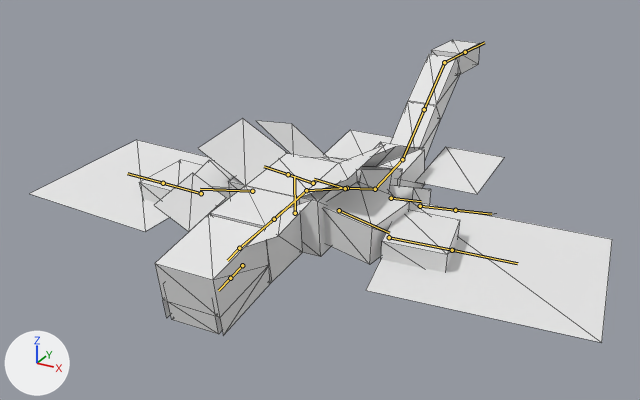
The FBX model Assets/Model/Entity/BlackDragon/BlackDragon.fbx: old version first, new version second.
Both versions are drawn from a camera (50 mm lens) standing at (2.59, -5.19, 2.51) and looking at (-0.25, -0.03, -0.07). The axes (+X, +Y, +Z) are drawn at lower left. The lights are the same throughout. The first picture is the older version. Both versions are drawn at frame 1 of the action 'armature|Idle_armature'; the numbers are the values there. The bones that change, and the others that lie on the model, are drawn over the model as lines. Mesh edges are drawn as thin lines.
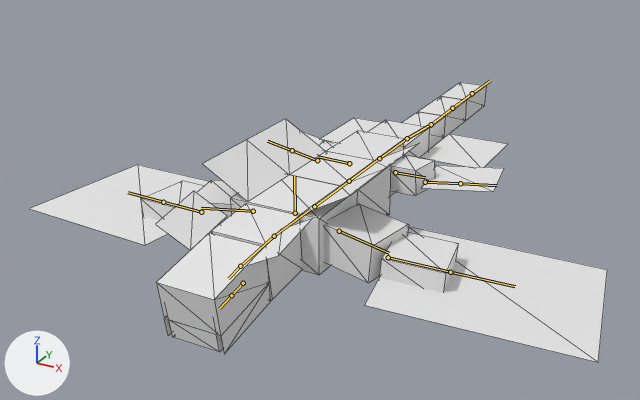
Boxes [x1, y1, x2, y2] around the edits, measured in the pictures (640 x 400 px):
'Mesh_0', posed (7% shorter): before [30, 40, 612, 342]; after [29, 82, 607, 362]
bone 'Neck', root to tip: before (274, 219) to (239, 248); after (274, 236) to (240, 266)
bone 'Body_Upper', root to tip: before (274, 219) to (306, 190); after (274, 236) to (309, 210)
bone 'Body_Lower', root to tip: before (306, 190) to (347, 188); after (314, 206) to (349, 181)
bone 'Waist_Upper', root to tip: before (347, 188) to (372, 189); after (349, 181) to (376, 160)
bone 'Waist_Lower', root to tip: before (375, 189) to (402, 159); after (379, 158) to (407, 138)
bone 'Tail_Upper', root to tip: before (402, 159) to (424, 109); after (407, 138) to (431, 124)
bone 'Tail_Middle', root to tip: before (424, 109) to (444, 62); after (431, 124) to (452, 108)
bone 'Tail_Lower', root to tip: before (444, 62) to (465, 52); after (452, 108) to (472, 93)

What the commit changed:
Bone 'Neck' (bone_neck) moves from (0.0, 0.0, 0.06) to (0.0, 0.0, -0.05).
Bone 'Body_Upper' (bone_body_upper) moves from (0.0, 0.0, -0.06) to (0.0, 0.0, 0.05).
Bone 'Body_Upper' (bone_body_upper) turns from (-5, 0, 0) to (0, 0, 0) degrees about its own x, y and z.
Bone 'Body_Lower' (bone_body_lower) turns from (24, 0, 0) to (0, 0, 0) degrees about its own x, y and z.
Bone 'Waist_Upper' (bone_waist_upper) turns from (2, 0, 0) to (0, 0, 0) degrees about its own x, y and z.
Bone 'Waist_Lower' (bone_waist_lower) turns from (-29, 0, 0) to (0, 0, 0) degrees about its own x, y and z.
Bone 'Tail_Upper' (bone_tail_upper) turns from (-32, 0, 0) to (0, 0, 0) degrees about its own x, y and z.
Bone 'Tail_Middle' (bone_tail_middle) turns from (4, 0, 0) to (0, 0, 0) degrees about its own x, y and z.
Bone 'Tail_Lower' (bone_tail_lower) turns from (38, 0, 0) to (0, 0, 0) degrees about its own x, y and z.
